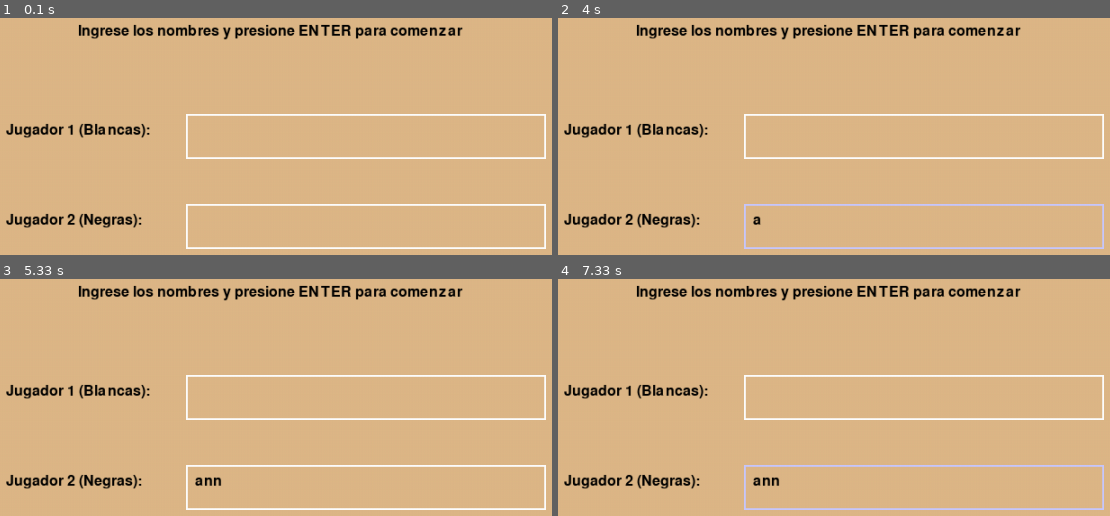
Above: before the commit, frames 1-4 (two rows, left to right).
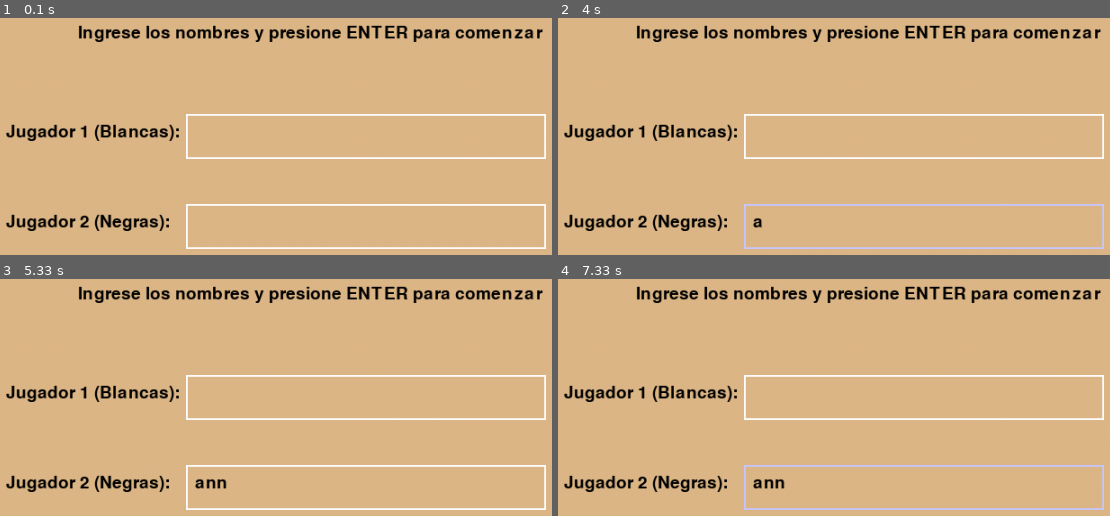
Above: after the commit, the same moments.

Repository: um-computacion/computacion-2025-backgammon-danatinnerello
Game: pygame game, started from pygame_ui/main.py
Same seed, same stepped clock (60 frames per second), same inputs: the game is played once before the commit and once after it.
Inputs (mouse positions are in pixels of both pictures, inside the frame that each line leads up to):
- Up to frame 1 (0.1 s): no input
- Up to frame 2 (4 s): click (817, 221) at 0.38 s; click (outside the picture) at 0.72 s; click (872, 224) at 1.05 s; click (outside the picture) at 1.38 s; click (922, 136) at 2.28 s; click (916, 20) at 2.62 s; click (767, 124) at 2.95 s; click (outside the picture) at 3.28 s; click (960, 228) at 3.62 s; type "a" at 3.9 s
- Up to frame 3 (5.33 s): type "nn" at 4 s; tap Enter at 4.23 s; click (82, 388) at 4.52 s
- Up to frame 4 (7.33 s): click (922, 397) at 5.98 s; click (outside the picture) at 6.32 s; click (1060, 475) at 7.22 s

The runs differ from the first frame. In frame 1, 5.5% of the frame differs, in the area x 1-99%, y 2-90%; in frame 2, 5.6%; in frame 3, 5.7%; in frame 4, 5.7%.

Commit message:
Correcciones visuales

Diff:
--- a/pygame_ui/board_renderer.py
+++ b/pygame_ui/board_renderer.py
@@ -11,14 +11,14 @@
 import pygame
 
 class TableroGrafico:
-    def __init__(self,pantalla):
+    def __init__(self, pantalla, alto_tablero=None):
         self.pantalla = pantalla
-        self.ancho= self.pantalla.get_width()
-        self.alto= self.pantalla.get_height()
+        self.ancho = self.pantalla.get_width()
+        self.alto = alto_tablero if alto_tablero else self.pantalla.get_height()
         self.ancho_triangulo = self.ancho // 14
-        self.ancho_barra = self.ancho_triangulo  # barra central del mismo ancho que un triangulo
-        self.alto_triangulo= self.alto // 2
-        self.radio_ficha = self.ancho_triangulo // 3  # tamaño de la ficha
+        self.ancho_barra = self.ancho_triangulo
+        self.alto_triangulo = self.alto // 2
+        self.radio_ficha = self.ancho_triangulo // 3
 
     def dibujar_tablero(self):
         # Colores de los triangulos
--- a/pygame_ui/main.py
+++ b/pygame_ui/main.py
@@ -12,21 +12,22 @@
 from pygame_ui.board_renderer import TableroGrafico, estado_desde_board
 from core.game import Juego, Jugador
 
-
 pygame.init()
-ANCHO_PANTALLA =1000
-ALTO_PANTALLA = 600
-FUENTE = pygame.font.Font(None, 24)
-COLOR_FONDO = (222, 184, 135)  # color madera
+ANCHO_PANTALLA = 1000
+ALTO_TABLERO = 500
+ALTO_PANEL = 100
+ALTO_PANTALLA = ALTO_TABLERO + ALTO_PANEL
+FUENTE = pygame.font.Font(None, 28)
+COLOR_FONDO = (222, 184, 135)
+COLOR_PANEL = (160, 110, 60)
 
 def pantalla_pedir_nombres():
-    """Pantalla inicial para pedir los nombres de los jugadores"""
     pantalla = pygame.display.set_mode((ANCHO_PANTALLA, ALTO_PANTALLA))
     pygame.display.set_caption("Backgammon - Ingresar nombres")
 
     input_boxes = [
-        pygame.Rect(400, 250, 400, 50),  # Jugador 1
-        pygame.Rect(400, 350, 400, 50),  # Jugador 2
+        pygame.Rect(400, 250, 400, 50),
+        pygame.Rect(400, 350, 400, 50),
     ]
     nombres = ["", ""]
     colores = [(255, 255, 255)] * 2
@@ -34,7 +35,6 @@
     texto_instruccion = FUENTE.render(
         "Ingrese los nombres y presione ENTER para comenzar", True, (0, 0, 0)
     )
-
     clock = pygame.time.Clock()
 
     while True:
@@ -61,7 +61,6 @@
 
         pantalla.fill(COLOR_FONDO)
         pantalla.blit(texto_instruccion, (280, 150))
-
         for i, box in enumerate(input_boxes):
             texto_label = FUENTE.render(
                 f"Jugador {i+1} ({'Blancas' if i == 0 else 'Negras'}):", True, (0, 0, 0)
@@ -74,16 +73,25 @@
         pygame.display.flip()
         clock.tick(30)
 
-def dibujar_dados(pantalla, valores, jugador_actual):
-    """Muestra el turno actual y los valores de los dados en pantalla"""
-    fuente = pygame.font.Font(None, 48)
-    texto_turno = fuente.render(
-        f"Turno: {jugador_actual.obtener_nombre()} ({jugador_actual.obtener_color()})", True, (0, 0, 0)
+def dibujar_panel_inferior(pantalla, juego, mensaje=""):
+    rect_panel = pygame.Rect(0, ALTO_TABLERO, ANCHO_PANTALLA, ALTO_PANEL)
+    pygame.draw.rect(pantalla, COLOR_PANEL, rect_panel)
+    pygame.draw.rect(pantalla, (80, 50, 30), rect_panel, 3)
+
+    jugador = juego.mostrar_turno()
+    color = jugador.obtener_color()
+    turno_texto = FUENTE.render(
+        f"Turno: {jugador.obtener_nombre()} ({color})", True, (255, 255, 255)
     )
-    pantalla.blit(texto_turno, (50, 15))
-    if valores:
-        texto_dados = fuente.render(f"Dados: {valores}", True, (0, 0, 0))
-        pantalla.blit(texto_dados, (600, 15))
+    dados_texto = FUENTE.render(
+        f"Dados: {juego.__dados__.obtener_tiradas_restantes()}", True, (255, 255, 255)
+    )
+    pantalla.blit(turno_texto, (30, ALTO_TABLERO + 20))
+    pantalla.blit(dados_texto, (400, ALTO_TABLERO + 20))
+
+    if mensaje:
+        mensaje_texto = FUENTE.render(mensaje, True, (255, 255, 0))
+        pantalla.blit(mensaje_texto, (30, ALTO_TABLERO + 60))
 
 def main():
     nombre1, nombre2 = pantalla_pedir_nombres()
@@ -92,71 +100,82 @@
 
     jugador1 = Jugador(nombre1, "Blanca")
     jugador2 = Jugador(nombre2, "Negra")
+    juego = Juego(jugador1, jugador2)
+    juego.__dados__.tirar_dados()
 
-    juego = Juego(jugador1, jugador2)
-    tablero = juego.mostrar_tablero()
-    juego.__dados__.tirar_dados()
     pantalla = pygame.display.set_mode((ANCHO_PANTALLA, ALTO_PANTALLA))
     pygame.display.set_caption("Backgammon - Pygame")
 
-    renderer = TableroGrafico(pantalla)
-
+    renderer = TableroGrafico(pantalla, alto_tablero=ALTO_TABLERO)
     reloj = pygame.time.Clock()
     punto_origen = None
-    dados_actuales = []
+    mensaje = ""
+    tiempo_mensaje = 0 #duracin restante del mensaje en milisegundos
 
     running = True
     while running:
+        dt = reloj.tick(30)  #tiempo entre frames (ms)
+        if tiempo_mensaje > 0:
+            tiempo_mensaje -= dt
+            if tiempo_mensaje <= 0:
+                mensaje = ""
+
         for event in pygame.event.get():
             if event.type == pygame.QUIT:
                 running = False
-            if event.type == pygame.KEYDOWN:
-                if event.key == pygame.K_RETURN:
-                    if not juego.__dados__.obtener_tiradas_restantes():
-                        juego.__dados__.tirar_dados()
+
+            # ENTER = tirar dados solo si no hay tiradas
+            if event.type == pygame.KEYDOWN and event.key == pygame.K_RETURN:
+                if not juego.__dados__.obtener_tiradas_restantes():
+                    juego.__dados__.tirar_dados()
+                    mensaje = "Dados tirados"
+                    tiempo_mensaje = 1500
+                else:
+                    mensaje = "Ya tiene tiradas disponibles"
+                    tiempo_mensaje = 1500
+
+            # Clicks en tablero para mover
             if event.type == pygame.MOUSEBUTTONDOWN:
                 x, y = event.pos
-                punto = renderer.obtener_punto_desde_click((x, y))
+                if y < ALTO_TABLERO:
+                    punto = renderer.obtener_punto_desde_click((x, y))
+                    if punto is not None:
+                        if punto_origen is None:
+                            punto_origen = punto
+                        else:
+                            punto_destino = punto
+                            jugador = juego.mostrar_turno()
+                            try:
+                                juego.valida_mover_ficha(jugador, punto_origen, punto_destino)
+                                mensaje = "Movimiento válido"
+                                tiempo_mensaje = 1500
+                                ganador = juego.verificar_ganador()
+                                if ganador:
+                                    mensaje = f"¡Ganó {ganador.obtener_nombre()}!"
+                                    tiempo_mensaje = 999999  # mostrar hasta cerrar
+                                    running = False
+                            except Exception as e:
+                                mensaje = f"Movimiento inválido: {e}"
+                                tiempo_mensaje = 2000
+                            punto_origen = None
 
-                if punto is not None:
-                    if punto_origen is None:
-                        punto_origen = punto
-                    else:
-                        punto_destino = punto
-                        jugador = juego.mostrar_turno()
+        # Si no hay tiradas disponibles y no hay mensaje activo, mostrar el de ENTER
+        if not juego.__dados__.obtener_tiradas_restantes() and not mensaje:
+            mensaje = "Presione ENTER para tirar los dados"
+            tiempo_mensaje = 999999  # persistente hasta tirar
 
-                        try:
-                            juego.valida_mover_ficha(jugador, punto_origen, punto_destino)
-                            # Si ya no quedan tiradas, tiramos dados para el siguiente jugador
-                            if not juego.__dados__.obtener_tiradas_restantes():
-                                print("Cambiando turno...")
-                                juego.__dados__.tirar_dados()
-                                tablero = juego.mostrar_tablero()  # actualiza referencia
-                                pantalla.fill(COLOR_FONDO)
-                                renderer.dibujar_tablero()
-                                estado = estado_desde_board(juego.mostrar_tablero())
-                                renderer.dibujar_fichas(estado)
-                                dibujar_dados(pantalla, juego.__dados__.obtener_tiradas_restantes(), juego.mostrar_turno())
-                                pygame.display.flip()
-
-                        except Exception as e:
-                            print(f"Movimiento inválido: {e}")
-
-                        punto_origen = None
-
-
-        # Dibuja tablero
-        pantalla.fill(COLOR_FONDO)
-        renderer.dibujar_tablero()
-        estado = estado_desde_board(juego.mostrar_tablero())
-        renderer.dibujar_fichas(estado)
-
-        dibujar_dados(pantalla, juego.__dados__.obtener_tiradas_restantes(), juego.mostrar_turno())
-
+        dibujar_todo(pantalla, renderer, juego, mensaje)
         pygame.display.flip()
-        reloj.tick(30)
 
     pygame.quit()
 
+
+def dibujar_todo(pantalla, renderer, juego, mensaje=""):
+    pantalla.fill(COLOR_FONDO)
+    renderer.dibujar_tablero()
+    estado = estado_desde_board(juego.mostrar_tablero())
+    renderer.dibujar_fichas(estado)
+    dibujar_panel_inferior(pantalla, juego, mensaje)
+
 if __name__ == "__main__":
     main()
